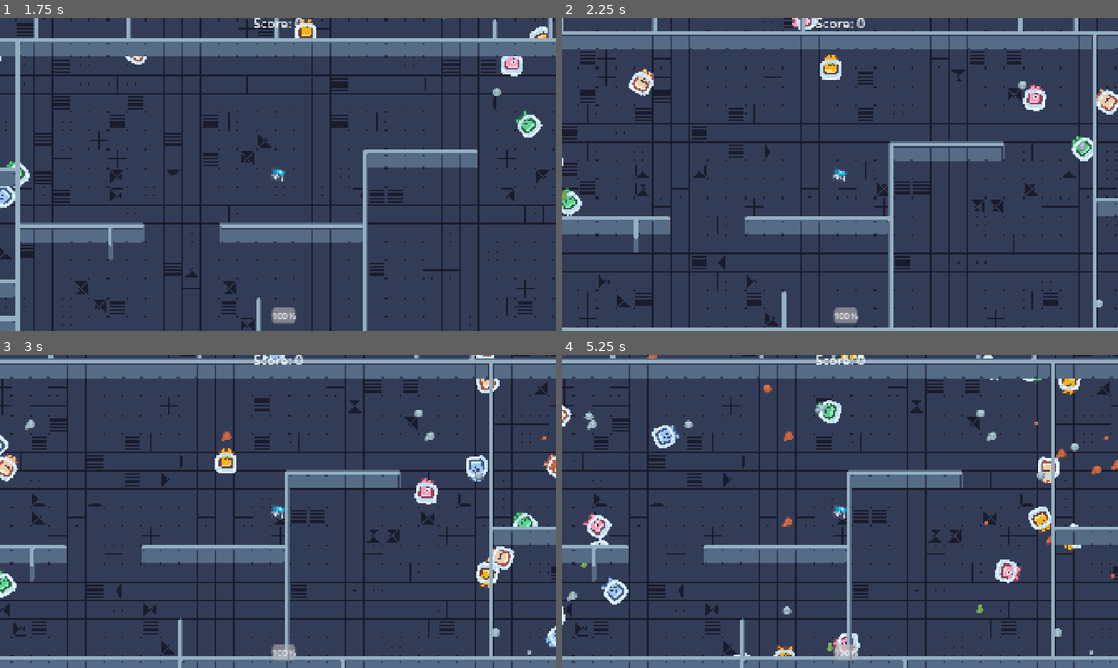
Above: before the commit, frames 1-4 (two rows, left to right).
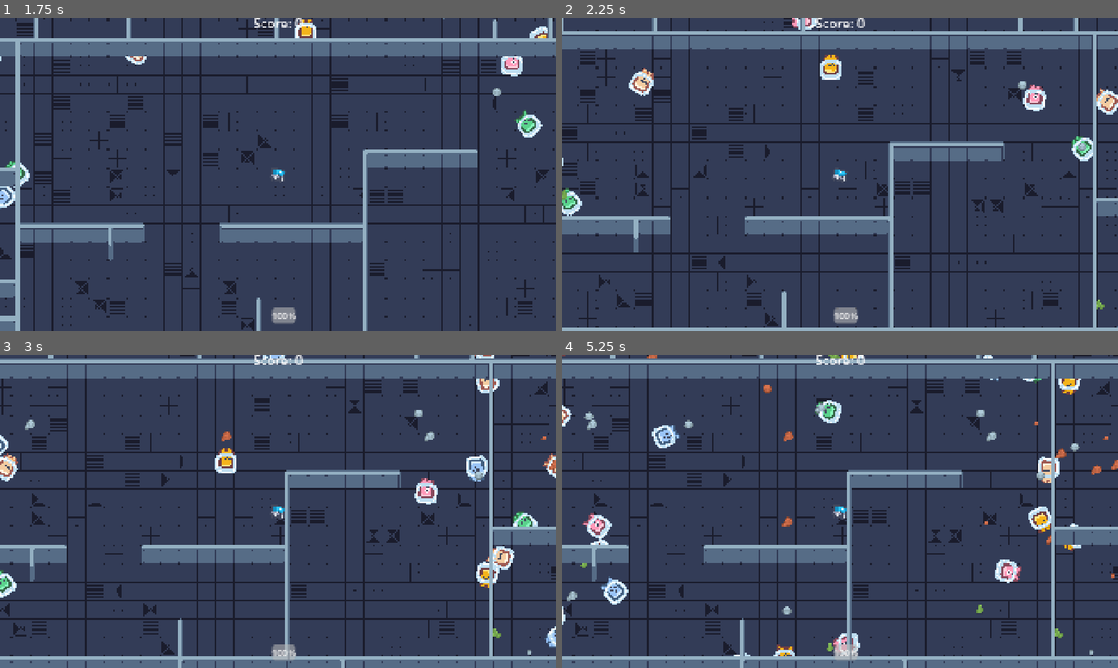
Above: after the commit, the same moments.

Repository: not-fritos/curric432-one-button-game
Game: Godot game, scene res://world.tscn
Two runs of this game, one before a commit and one after it. Both use one fixed random seed, a clock stepped at 60 frames per second and the inputs below.
Inputs:
- Up to frame 1 (1.75 s): tap Enter at 0.5 s
- Up to frame 2 (2.25 s): no input
- Up to frame 3 (3 s): no input
- Up to frame 4 (5.25 s): no input

Frame 1 is identical in both runs. In frame 2, less than 0.1% of the frame differs, in the area x 96-98%, y 90-94%; in frame 3, less than 0.1%; in frame 4, less than 0.1%, in the area x 47-91%, y 0-91%.

Commit message:
fixed one trail animation

Diff:
--- a/trail.tscn
+++ b/trail.tscn
@@ -15,6 +15,14 @@
 atlas = ExtResource("2_abn3g")
 region = Rect2(0, 512, 128, 128)
 
+[sub_resource type="AtlasTexture" id="AtlasTexture_abn3g"]
+atlas = ExtResource("2_abn3g")
+region = Rect2(640, 768, 128, 128)
+
+[sub_resource type="AtlasTexture" id="AtlasTexture_mc8ct"]
+atlas = ExtResource("2_abn3g")
+region = Rect2(512, 768, 128, 128)
+
 [sub_resource type="AtlasTexture" id="AtlasTexture_oj2j6"]
 atlas = ExtResource("2_abn3g")
 region = Rect2(128, 640, 128, 128)
@@ -27,14 +35,6 @@
 atlas = ExtResource("2_abn3g")
 region = Rect2(384, 640, 128, 128)
 
-[sub_resource type="AtlasTexture" id="AtlasTexture_cfp7d"]
-atlas = ExtResource("2_abn3g")
-region = Rect2(512, 640, 128, 128)
-
-[sub_resource type="AtlasTexture" id="AtlasTexture_ymkae"]
-atlas = ExtResource("2_abn3g")
-region = Rect2(640, 640, 128, 128)
-
 [sub_resource type="AtlasTexture" id="AtlasTexture_33roa"]
 atlas = ExtResource("2_abn3g")
 region = Rect2(128, 512, 128, 128)
@@ -46,18 +46,6 @@
 [sub_resource type="AtlasTexture" id="AtlasTexture_m2ecm"]
 atlas = ExtResource("2_abn3g")
 region = Rect2(384, 512, 128, 128)
-
-[sub_resource type="AtlasTexture" id="AtlasTexture_vc2vd"]
-atlas = ExtResource("2_abn3g")
-region = Rect2(512, 512, 128, 128)
-
-[sub_resource type="AtlasTexture" id="AtlasTexture_6ydd4"]
-atlas = ExtResource("2_abn3g")
-region = Rect2(640, 512, 128, 128)
-
-[sub_resource type="AtlasTexture" id="AtlasTexture_mc8ct"]
-atlas = ExtResource("2_abn3g")
-region = Rect2(512, 768, 128, 128)
 
 [sub_resource type="SpriteFrames" id="SpriteFrames_1nd3w"]
 animations = [{
@@ -79,43 +67,7 @@
 }, {
 "frames": [{
 "duration": 1.0,
-"texture": SubResource("AtlasTexture_saw2u")
-}, {
-"duration": 1.0,
-"texture": SubResource("AtlasTexture_oj2j6")
-}, {
-"duration": 1.0,
-"texture": SubResource("AtlasTexture_pm6l8")
-}, {
-"duration": 1.0,
-"texture": SubResource("AtlasTexture_4iqpo")
-}, {
-"duration": 1.0,
-"texture": SubResource("AtlasTexture_cfp7d")
-}, {
-"duration": 1.0,
-"texture": SubResource("AtlasTexture_ymkae")
-}, {
-"duration": 1.0,
-"texture": SubResource("AtlasTexture_qiah0")
-}, {
-"duration": 1.0,
-"texture": SubResource("AtlasTexture_33roa")
-}, {
-"duration": 1.0,
-"texture": SubResource("AtlasTexture_e2fil")
-}, {
-"duration": 1.0,
-"texture": SubResource("AtlasTexture_m2ecm")
-}, {
-"duration": 1.0,
-"texture": SubResource("AtlasTexture_vc2vd")
-}, {
-"duration": 1.0,
-"texture": SubResource("AtlasTexture_6ydd4")
-}, {
-"duration": 1.0,
-"texture": SubResource("AtlasTexture_mc8ct")
+"texture": SubResource("AtlasTexture_abn3g")
 }],
 "loop": true,
 "name": &"default_2",
@@ -191,6 +143,7 @@
 [node name="Sprite2D" type="AnimatedSprite2D" parent="."]
 scale = Vector2(0.5, 0.5)
 sprite_frames = SubResource("SpriteFrames_1nd3w")
+animation = &"default_2"
 
 [node name="LifeTimer" type="Timer" parent="."]
 wait_time = 30.0
Not shown: 1 places in trail.tscn that only renumber resources
